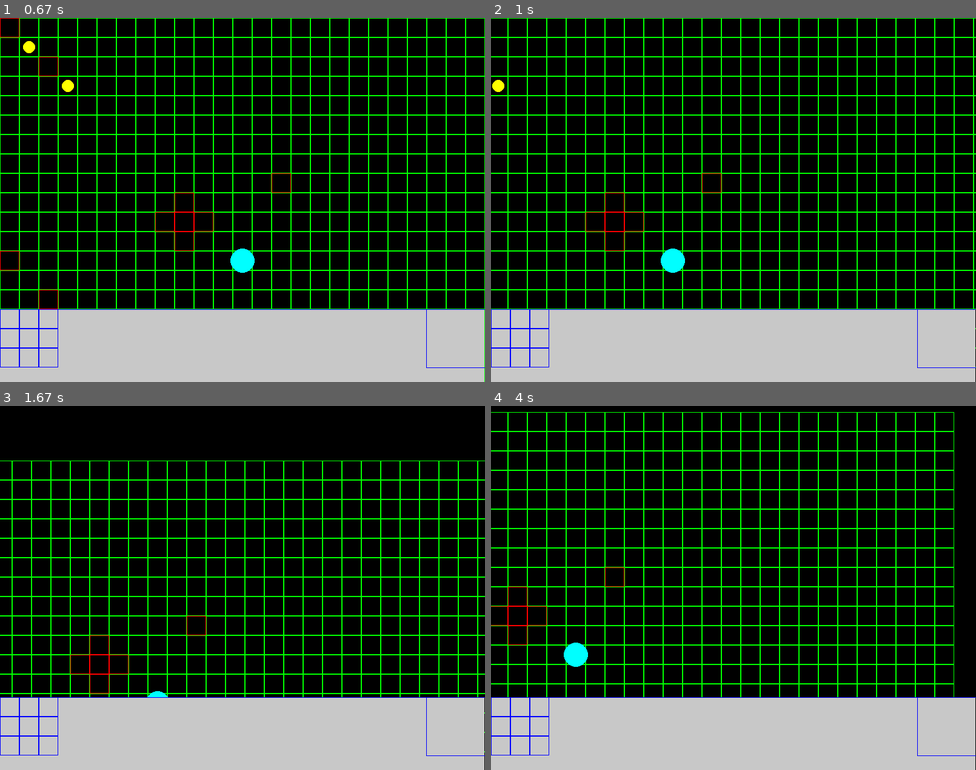
Above: before the commit, frames 1-4 (two rows, left to right).
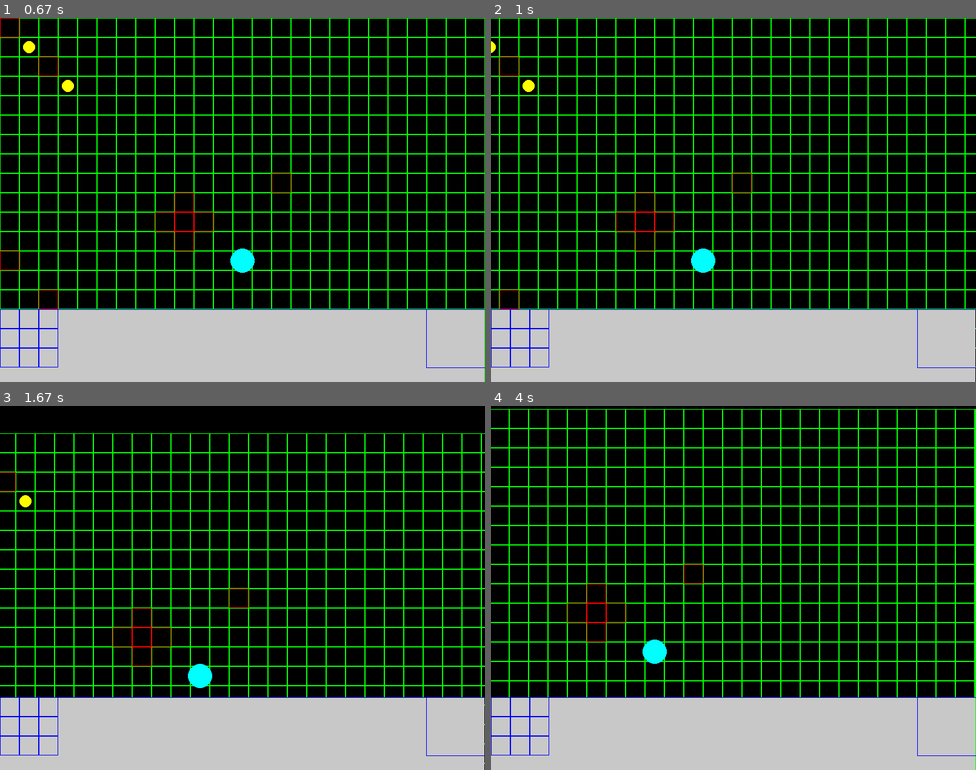
Above: after the commit, the same moments.

Repository: Xitog/tallentaa
Game: pygame game, started from trunk/projet_rts/python/rts.py
The game is run twice, just before and just after one commit, with the same random seed, the same clock (stepped at 60 frames per second) and the same inputs.
Inputs (mouse positions are in pixels of both pictures, inside the frame that each line leads up to):
- Up to frame 1 (0.67 s): press the mouse at (397, 189) at 0.37 s; move the mouse to (320, 207) at 0.47 s; release the mouse at (242, 221) at 0.6 s
- Up to frame 2 (1 s): hold Right from 0.67 s (still down)
- Up to frame 3 (1.67 s): release Right at 1.13 s; hold Up 1.17-1.47 s; right-click (116, 453) at 1.55 s
- Up to frame 4 (4 s): click (743, 464) at 1.88 s; hold Shift 2.17-2.63 s; hold Right 2.17-2.63 s; hold Right 2.67-3.13 s; hold Left 3.17-3.7 s; hold Down from 3.73 s (still down)

Frame 1 is identical in both runs. In frame 2, 10% of the frame differs, in the area x 0-100%, y 0-80%; in frame 3, 16%; in frame 4, 18%, in the area x 0-100%, y 0-100%.

Commit message:
22h06 : nouvelle version RTS Python !  Multi-sélection avec zone souris (déjà j'avais fait avec modificateur Shit, maintenant les 2 ensemble se combinent !).  Capage de la vitesse de déplacement  Les unités se bloquent en s'inscrivant dans la matrice des unités.  La boucle principale est maintenant dans une fonction et pas "directement" dans le code !

Diff:
--- a/trunk/projet_rts/python/rts.py
+++ b/trunk/projet_rts/python/rts.py
@@ -118,11 +118,14 @@
         self.dom = dom
         self.reload = reload
         self.cpt = 0
+        self.cpt_move = 0
+        self.speed_move = 20
 
     def __str__(self):
         return str(id(self))
 
     def update(self):
+        self.player.world.unit_map[self.x][self.y] = 0
         # print 'update ', len(self.orders)
         if self.life <= 0:
             return False
@@ -144,6 +147,7 @@
                         del self.orders[0]
                 else:
                     self.cpt -= 1
+        self.player.world.unit_map[self.x][self.y] = self
         return True
 
     def order(self, o):
@@ -153,6 +157,13 @@
         self.orders.append(o)
 
     def go(self, x, y):
+
+        if self.cpt_move > 0:
+            self.cpt_move -= 1
+            return False
+        else:
+            self.cpt_move = self.speed_move
+
         # 32 en 32
         from_x = self.x
         from_y = self.y
@@ -175,10 +186,11 @@
         elif to_y == from_y:
             n_y = from_y
 
-        self.x = n_x
-        self.y = n_y
-        self.real_x = n_x * 32 + 16
-        self.real_y = n_y * 32 + 16
+        if self.player.world.unit_map[n_x][n_y] == 0:
+            self.x = n_x
+            self.y = n_y
+            self.real_x = n_x * 32 + 16
+            self.real_y = n_y * 32 + 16
 
         # nx = self.x
         # ny = self.y
@@ -217,30 +229,6 @@
 camera = Camera(800, 600)
 
 # -----------------------------------------------------------------------------
-# Scrolling
-
-X = 0
-Y = 0
-
-left = False
-right = False
-up = False
-down = False
-
-SCROLL_MOD = 5
-
-# -----------------------------------------------------------------------------
-# Selection
-
-SELECT_X = 0
-SELECT_Y = 0
-SELECT_R = False
-
-add_mod = False
-
-selected = []
-
-# -----------------------------------------------------------------------------
 
 # -----------------------------------------------------------------------------
 # Tools
@@ -261,20 +249,44 @@
 
 
 def select(x, y):
-    global units
-    for u in units:
-        if u.real_x-u.size <= x <= u.real_x + u.size and u.real_y-u.size <= y <= u.real_y+u.size:
-            return u
-    return False
-
-
-def x2r(x):
-    global X
+    global w1
+    x = math.trunc(x/32)
+    y = math.trunc(y/32)
+    if w1.unit_map[x][y] != 0:
+        return w1.unit_map[x][y]
+    else:
+        return False
+    # global units
+    # for u in units:
+    #    if u.real_x-u.size <= x <= u.real_x + u.size and u.real_y-u.size <= y <= u.real_y+u.size:
+    #        return u
+    # return False
+
+
+def select_zone(x, y, w, h):
+    x = math.trunc(x/32)
+    y = math.trunc(y/32)
+    w = math.trunc(w/32)
+    h = math.trunc(h/32)
+    # print(x, y, w, h)
+    ul = []
+    if x == w and y == h:  # a square
+        if w1.unit_map[x][y] != 0:
+            ul.append(w1.unit_map[x][y])
+    else:  # a zone
+        for i in range(x, w):
+            for j in range(y, h):
+                print(i,j)
+                if w1.unit_map[i][j] != 0:
+                    ul.append(w1.unit_map[i][j])
+    return ul
+
+
+def x2r(x, X):
     return x*32+X+16
 
 
-def y2r(y):
-    global Y
+def y2r(y, Y):
     return y*32+Y+16
 
 # -----------------------------------------------------------------------------
@@ -318,171 +330,210 @@
 print('mapX :', len(my_map[0]))
 print('mapY :', len(my_map))
 
-MAP_X = 32
-MAP_Y = 32
-
-SIDE_PLAYER = j1
-
-while 1:
-
-    mx, my = pygame.mouse.get_pos()
-    mx32 = math.trunc((mx-X) / 32)
-    my32 = math.trunc((my-Y) / 32)
-
-    for event in pygame.event.get():
-        if event.type == pygame.QUIT:
-            exit()
-        elif event.type == KEYDOWN:
-            if event.key == K_ESCAPE:
+
+def main_loop():
+
+    MAP_X = 32  # need ?
+    MAP_Y = 32  # need ?
+
+    SIDE_PLAYER = j1  # need ?
+
+    # -----------------------------------------------------------------------------
+    # Scrolling
+
+    X = 0
+    Y = 0
+
+    SCROLL_MOD = 5
+
+    # -----------------------------------------------------------------------------
+    # Selection
+
+    SELECT_X = 0
+    SELECT_Y = 0
+    SELECT_R = False
+
+    add_mod = False
+
+    selected = []
+
+    left = False
+    right = False
+    up = False
+    down = False
+
+    INTERFACE_Y = 480
+
+    while 1:
+
+        mx, my = pygame.mouse.get_pos()
+        mx32 = math.trunc((mx-X) / 32)
+        my32 = math.trunc((my-Y) / 32)
+
+        for event in pygame.event.get():
+            if event.type == pygame.QUIT:
                 exit()
-            elif event.key == K_DOWN:
-                down = True
-            elif event.key == K_UP:
-                up = True
-            elif event.key == K_LEFT:
-                left = True
-            elif event.key == K_RIGHT:
-                right = True
-            elif event.key == K_LSHIFT:
-                print('add_mod!')
-                add_mod = True
-        elif event.type == KEYUP:
-            if event.key == K_DOWN:
-                down = False
-            elif event.key == K_UP:
-                up = False
-            elif event.key == K_LEFT:
-                left = False
-            elif event.key == K_RIGHT:
-                right = False
-            elif event.key == K_LSHIFT:
-                add_mod = False
-                print('stop add mod!')
-            elif event.key == K_SPACE:
-                SCROLL_MOD += 1
-        elif event.type == MOUSEBUTTONDOWN:
-            if event.button == 1:
-                if not SELECT_R:
-                    SELECT_R = True
-                    SELECT_X = mx-X
-                    SELECT_Y = my-Y
-        elif event.type == MOUSEBUTTONUP:
-            SELECT_R = False
-            if event.button == 1:  # Left
-                if mx32 in range(0, MAP_X) and my32 in range(0, MAP_Y):
-                    pass
-                    # print('map=', my_map[mx32][my32])
-                if select(mx-X, my-Y):
-                    u = select(mx-X, my-Y)
-                    if add_mod:
-                        print('add unit to selection', u, ' (', u.life, ') at [', my_map[mx32][my32], ']')
-                        selected.append(u)
+            elif event.type == KEYDOWN:
+                if event.key == K_ESCAPE:
+                    exit()
+                elif event.key == K_DOWN:
+                    down = True
+                elif event.key == K_UP:
+                    up = True
+                elif event.key == K_LEFT:
+                    left = True
+                elif event.key == K_RIGHT:
+                    right = True
+                elif event.key == K_LSHIFT:
+                    print('add_mod!')
+                    add_mod = True
+            elif event.type == KEYUP:
+                if event.key == K_DOWN:
+                    down = False
+                elif event.key == K_UP:
+                    up = False
+                elif event.key == K_LEFT:
+                    left = False
+                elif event.key == K_RIGHT:
+                    right = False
+                elif event.key == K_LSHIFT:
+                    add_mod = False
+                    print('stop add mod!')
+                elif event.key == K_SPACE:
+                    SCROLL_MOD += 1
+            elif event.type == MOUSEBUTTONDOWN:
+                if event.button == 1:
+                    if not SELECT_R:
+                        SELECT_R = True
+                        SELECT_X = mx-X
+                        SELECT_Y = my-Y
+            elif event.type == MOUSEBUTTONUP:
+                SELECT_R = False
+                if event.button == 1:  # Left
+                    if mx32 in range(0, MAP_X) and my32 in range(0, MAP_Y):
+                        pass
+                        # print('map=', my_map[mx32][my32])
+                    print(SELECT_X, SELECT_Y, mx-X, my-Y)
+                    deb_x = min(SELECT_X, mx-X)
+                    fin_x = max(SELECT_X, mx-X)
+                    deb_y = min(SELECT_Y, my-Y)
+                    fin_y = max(SELECT_Y, my-Y)
+                    ul = select_zone(deb_x, deb_y, fin_x, fin_y)
+                    # if select(mx-X, my-Y):
+                    if ul:
+                        # u = select(mx-X, my-Y)
+                        if add_mod:
+                            # print('add unit to selection', u, ' (', u.life, ') at [', my_map[mx32][my32], ']')
+                            selected += ul  # selected.append(u)
+                        else:
+                            # print('select unit ', u, ' (', u.life, ') at [', my_map[mx32][my32], ']')
+                            selected = ul  # selected = [u]
                     else:
-                        print('select unit ', u, ' (', u.life, ') at [', my_map[mx32][my32], ']')
-                        selected = [u]
+                        selected = []
+                elif event.button == 3:  # Right
+                    print('button right')
+                    s = select(mx-X, my-Y)
+                    if not s:
+                        for u in selected:
+                            if not add_mod:
+                                print('set order!')
+                                u.order(Order('go', math.trunc((mx-X)/32), math.trunc((my-Y)/32)))
+                                print('go order at ', math.trunc((mx-X)/32), math.trunc((my-Y)/32))
+                            else:
+                                print('add order!')
+                                print(len(u.orders))
+                                u.add_order(Order('go', mx-X, my-Y))
+                                print(len(u.orders))
+                    elif s.side != SIDE_PLAYER:
+                        for u in selected:
+                            if not add_mod:
+                                u.order(Order('attack', target=s))
+                            else:
+                                u.add_order(Order('attack', target=s))
+                elif event.button == 2:
+                    print('button 3')
+
+    # -----------------------------------------------------------------------------
+    # Update
+
+        if left:
+            X += SCROLL_MOD
+        if right:
+            X -= SCROLL_MOD
+        if down:
+            Y -= SCROLL_MOD
+        if up:
+            Y += SCROLL_MOD
+
+        for u in units:
+            if not u.update():
+                units.remove(u)
+                del u
+
+        # for p in world.particles.core:
+        #     p.update()
+        w1.particles.update()
+
+    # -----------------------------------------------------------------------------
+    # Render
+
+        # print X, Y
+
+        camera.screen.fill(Color(0, 0, 0, 255))
+
+        for yy in range(0, MAP_Y):
+            for xx in range(0, MAP_X):
+                # sys.stdout.write(str(my_map[yy][xx]))
+                r = my_map[yy][xx]
+                if r == 1:
+                    pygame.draw.rect(camera.screen, Color(255, 0, 0, 128), (xx*32+X, yy*32+Y, 32, 32), 1)
                 else:
-                    selected = []
-            elif event.button == 3:  # Right
-                print('button right')
-                s = select(mx-X, my-Y)
-                if not s:
-                    for u in selected:
-                        if not add_mod:
-                            print('set order!')
-                            u.order(Order('go', math.trunc((mx-X)/32), math.trunc((my-Y)/32)))
-                            print('go order at ', math.trunc((mx-X)/32), math.trunc((my-Y)/32))
-                        else:
-                            print('add order!')
-                            print(len(u.orders))
-                            u.add_order(Order('go', mx-X, my-Y))
-                            print(len(u.orders))
-                elif s.side != SIDE_PLAYER:
-                    for u in selected:
-                        if not add_mod:
-                            u.order(Order('attack', target=s))
-                        else:
-                            u.add_order(Order('attack', target=s))
-            elif event.button == 2:
-                print('button 3')
-
-# -----------------------------------------------------------------------------
-# Update
-
-    if left:
-        X += SCROLL_MOD
-    if right:
-        X -= SCROLL_MOD
-    if down:
-        Y -= SCROLL_MOD
-    if up:
-        Y += SCROLL_MOD
-
-    for u in units:
-        if not u.update():
-            units.remove(u)
-            del u
-
-    # for p in world.particles.core:
-    #     p.update()
-    w1.particles.update()
-
-# -----------------------------------------------------------------------------
-# Render
-
-    # print X, Y
-
-    camera.screen.fill(Color(0, 0, 0, 255))
-
-    for yy in range(0, MAP_Y):
-        for xx in range(0, MAP_X):
-            # sys.stdout.write(str(my_map[yy][xx]))
-            r = my_map[yy][xx]
-            if r == 1:
-                pygame.draw.rect(camera.screen, Color(255, 0, 0, 128), (xx*32+X, yy*32+Y, 32, 32), 1)
+                    pygame.draw.rect(camera.screen, Color(0, 255, 0, 128), (xx*32+X, yy*32+Y, 32, 32), 1)
+
+        if SELECT_R:
+            r = xrect(SELECT_X+X, SELECT_Y+Y, mx, my)
+            pygame.draw.rect(camera.screen, Color(255, 255, 255, 255), r, 1)
+
+        for u in units:
+            if u in selected:
+                c = Color(0, 0, 255, 255)
+                if len(u.orders) > 0:
+                    lx = x2r(u.x, X)
+                    ly = y2r(u.y, Y)
+                    for o in u.orders:
+                        if o.kind == 'go':
+                            pygame.draw.circle(camera.screen, c, (x2r(o.x, X), y2r(o.y, Y)), 5, 0)
+                            pygame.draw.line(camera.screen, c, (lx+X, ly+Y), (x2r(o.x, X), y2r(o.y, Y)), 1)
+                            lx = o.x
+                            ly = o.y
+                        elif o.kind == 'attack':
+                            pygame.draw.circle(camera.screen, Color(255, 0, 0), (o.target.x+X, o.target.y+Y), 5, 0)
+                            pygame.draw.line(camera.screen, Color(255, 0, 0), (lx+X, ly+Y), (o.target.x+X, o.target.y+Y), 1)
+                            lx = o.target.x
+                            ly = o.target.y
             else:
-                pygame.draw.rect(camera.screen, Color(0, 255, 0, 128), (xx*32+X, yy*32+Y, 32, 32), 1)
-
-    if SELECT_R:
-        r = xrect(SELECT_X+X, SELECT_Y+Y, mx, my)
-        pygame.draw.rect(camera.screen, Color(255, 255, 255, 255), r, 1)
-
-    for u in units:
-        if u in selected:
-            c = Color(0, 0, 255, 255)
-            if len(u.orders) > 0:
-                lx = x2r(u.x)
-                ly = y2r(u.y)
-                for o in u.orders:
-                    if o.kind == 'go':
-                        pygame.draw.circle(camera.screen, c, (x2r(o.x), y2r(o.y)), 5, 0)
-                        pygame.draw.line(camera.screen, c, (lx+X, ly+Y), (x2r(o.x), y2r(o.y)), 1)
-                        lx = o.x
-                        ly = o.y
-                    elif o.kind == 'attack':
-                        pygame.draw.circle(camera.screen, Color(255, 0, 0), (o.target.x+X, o.target.y+Y), 5, 0)
-                        pygame.draw.line(camera.screen, Color(255, 0, 0), (lx+X, ly+Y), (o.target.x+X, o.target.y+Y), 1)
-                        lx = o.target.x
-                        ly = o.target.y
-        else:
-            c = u.player.color
-        pygame.draw.circle(camera.screen, c, (u.real_x+X, u.real_y+Y), u.size, 0)
-
-    for p in w1.particles.core:
-        pygame.draw.circle(camera.screen, Color(255, 0, 0), (p.x+X, p.y+Y), 3, 0)
-
-    INTERFACE_Y = 480
-    # Interface
-    pygame.draw.rect(camera.screen, Color(200, 200, 200), (0, INTERFACE_Y, 799, 200), 0)
-    pygame.draw.line(camera.screen, Color(0, 0, 255), (0, INTERFACE_Y), (799, INTERFACE_Y), 1)
-    for xx in range(0, 3):
-        for yy in range(0, 3):
-            pygame.draw.rect(camera.screen, Color(0, 0, 255), (xx*32, yy*32+INTERFACE_Y, 32, 32), 1)
-    pygame.draw.line(camera.screen, Color(0, 0, 255), (703, INTERFACE_Y), (703, INTERFACE_Y+96), 1)
-    pygame.draw.line(camera.screen, Color(0, 0, 255), (703, INTERFACE_Y+96), (799, INTERFACE_Y+96), 1)
-
-    # fin Interface
-
-    # screen.blit(ball, ballrect)
-    pygame.display.flip()
-
-    pygame.time.Clock().tick(60)
+                c = u.player.color
+            pygame.draw.circle(camera.screen, c, (u.real_x+X, u.real_y+Y), u.size, 0)
+
+        for p in w1.particles.core:
+            pygame.draw.circle(camera.screen, Color(255, 0, 0), (p.x+X, p.y+Y), 3, 0)
+
+        # Interface
+        pygame.draw.rect(camera.screen, Color(200, 200, 200), (0, INTERFACE_Y, 799, 200), 0)
+        pygame.draw.line(camera.screen, Color(0, 0, 255), (0, INTERFACE_Y), (799, INTERFACE_Y), 1)
+        for xx in range(0, 3):
+            for yy in range(0, 3):
+                pygame.draw.rect(camera.screen, Color(0, 0, 255), (xx*32, yy*32+INTERFACE_Y, 32, 32), 1)
+        pygame.draw.line(camera.screen, Color(0, 0, 255), (703, INTERFACE_Y), (703, INTERFACE_Y+96), 1)
+        pygame.draw.line(camera.screen, Color(0, 0, 255), (703, INTERFACE_Y+96), (799, INTERFACE_Y+96), 1)
+
+        # fin Interface
+
+        # screen.blit(ball, ballrect)
+        pygame.display.flip()
+
+        pygame.time.Clock().tick(30)
+
+
+if __name__ == '__main__':
+    main_loop()
